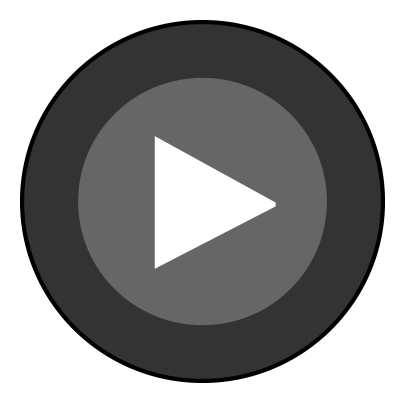
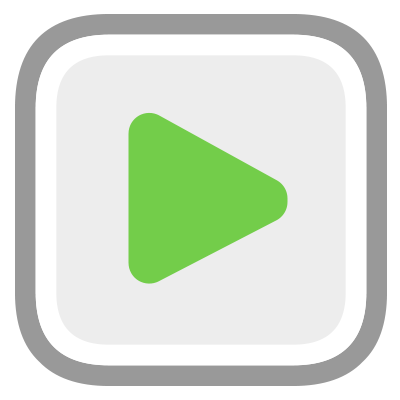
Layered file, before and after one edit (w=400, h=400). Changes by layer:
added layer "Vector Smart Object" (1st of 4) above "Vector Smart Object" over [15, 14, 387, 386]
hid "Vector Smart Object" (4th of 4) over [20, 20, 385, 383]
